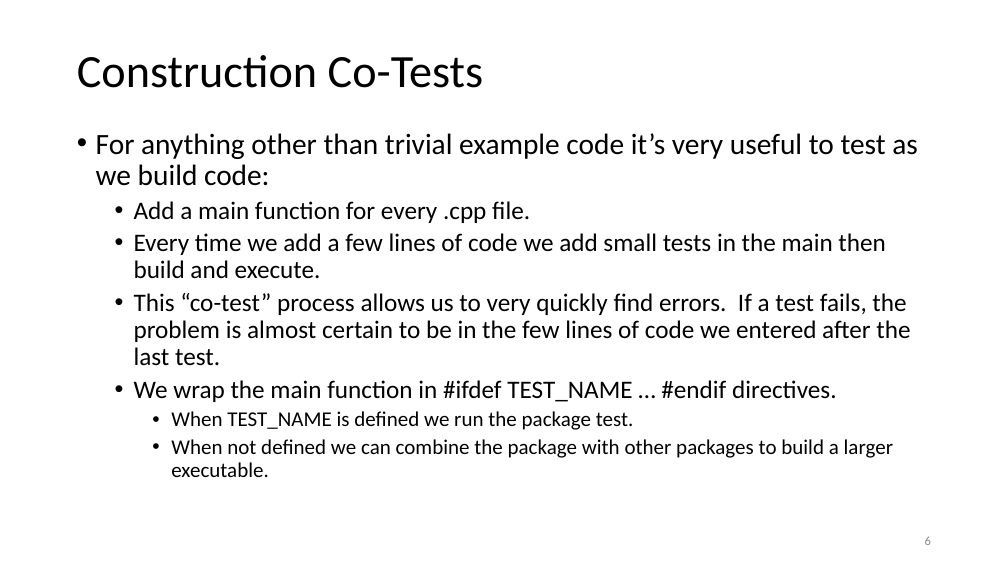
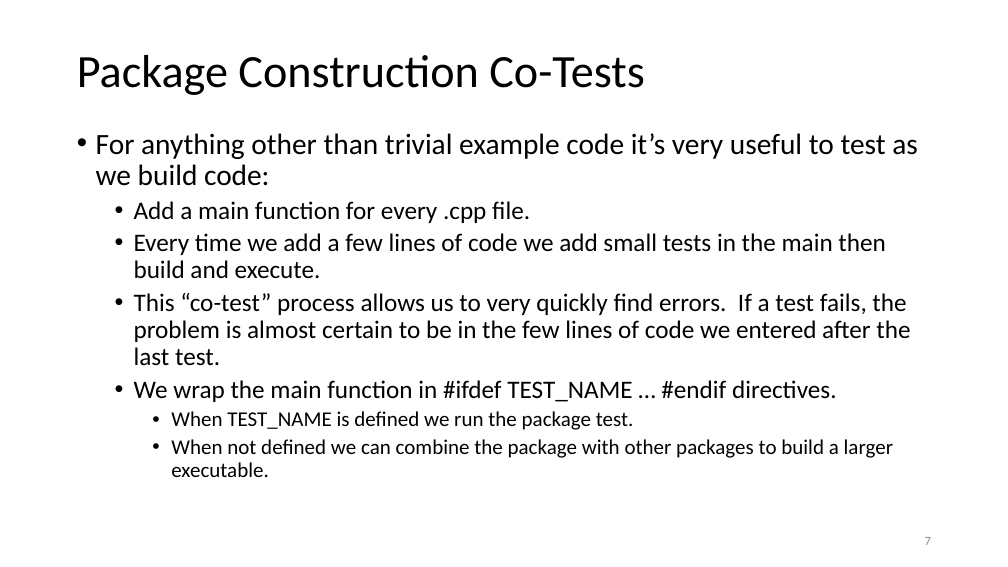
Before and after one commit to JimFawcett/JimFawcett.github.io, a slide deck: slide 7 of Resources/CppModels.pptx (slide 6 before the commit). Drawn at 1008x567 pixels with LibreOffice and Linux fonts; fonts in the diff are those of the drawing. Boxes give left, top, right and bottom in pixels: in the first picture for what was removed or moved away, otherwise in the second. Text is boxed around its words. In the diff, an @@ line names an element or a change of style, - is before the commit and + after.

```diff
--- a/Resources/CppModels.pptx
+++ b/Resources/CppModels.pptx
@@ title at (x1=77, y1=55, x2=645, y2=95): text changed @@
-Construction Co-Tests
+Package Construction Co-Tests
@@ page number at (x1=925, y1=537, x2=931, y2=545): text changed @@
-6
+7
```
Also in this commit, not shown: 2 other slides changed, 1 slide added, 1 other file.
